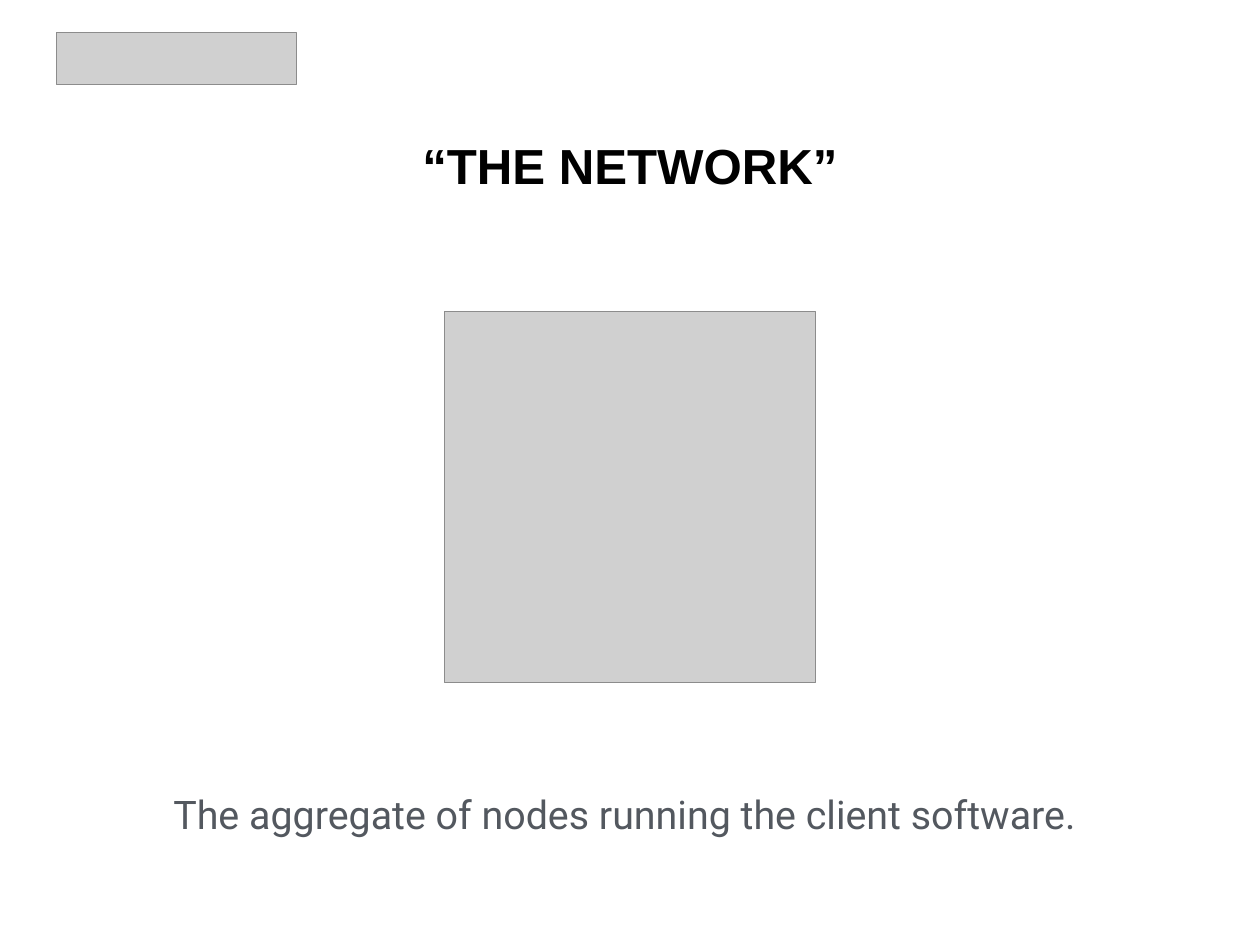
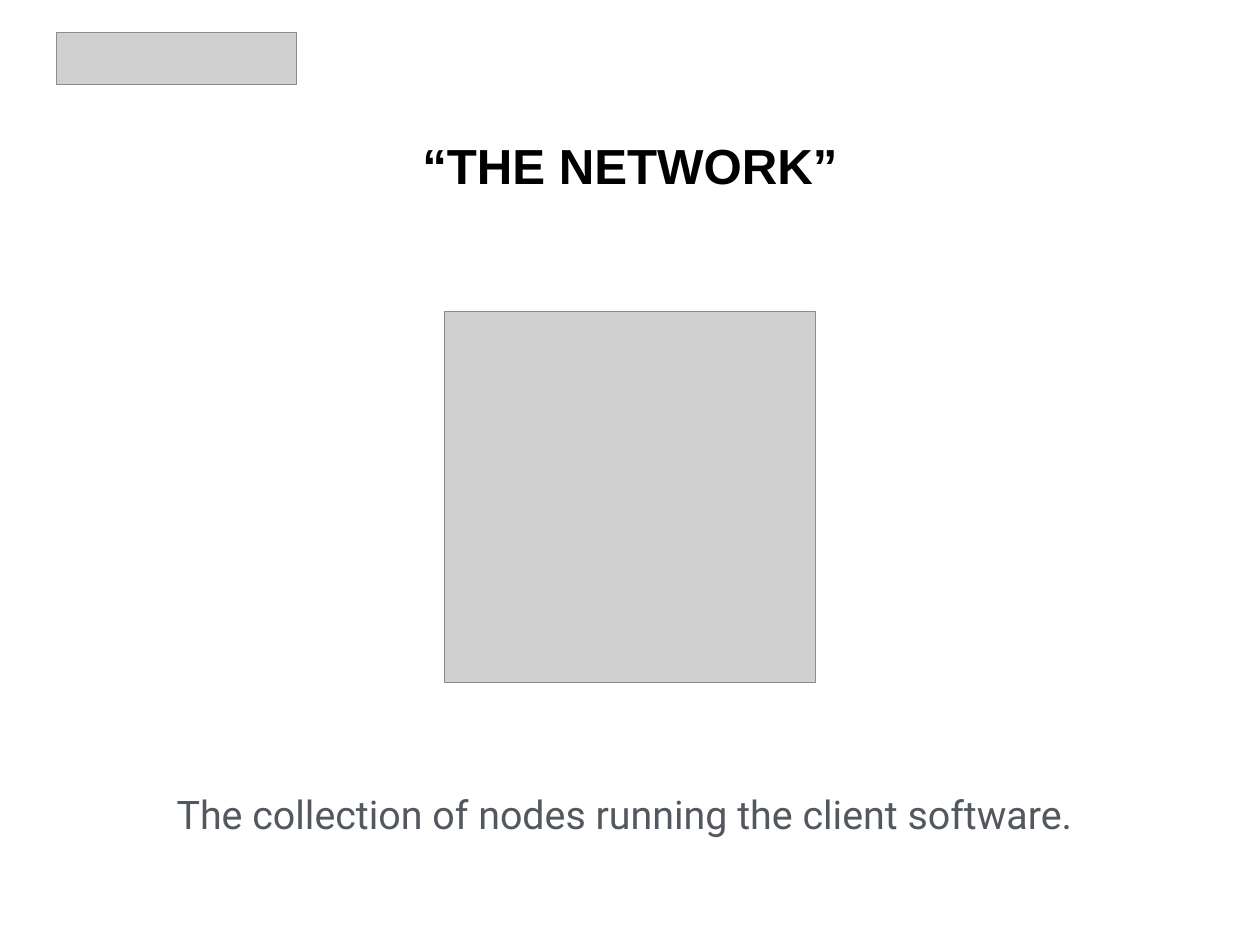
Before and after one commit to texture/ethereum101, a slide deck: slide 8 of cryptocurrency/cryptocurrency.ppt (slide 5 before the commit). Drawn at 1260x945 pixels with LibreOffice and Linux fonts; fonts in the diff are those of the drawing; grey boxes stand for pictures. Boxes give left, top, right and bottom in pixels: in the first picture for what was removed or moved away, otherwise in the second. Text is boxed around its words. In the diff, an @@ line names an element or a change of style, - is before the commit and + after.

```diff
--- a/cryptocurrency/cryptocurrency.ppt
+++ b/cryptocurrency/cryptocurrency.ppt
@@ text at [177, 799, 1073, 837]: text changed @@
-The aggregate of nodes running the client software.
+The collection of nodes running the client software.
```
Also in this commit, not shown: 2 other slides changed, 2 slides added, 1 slide removed, 10 other files.
